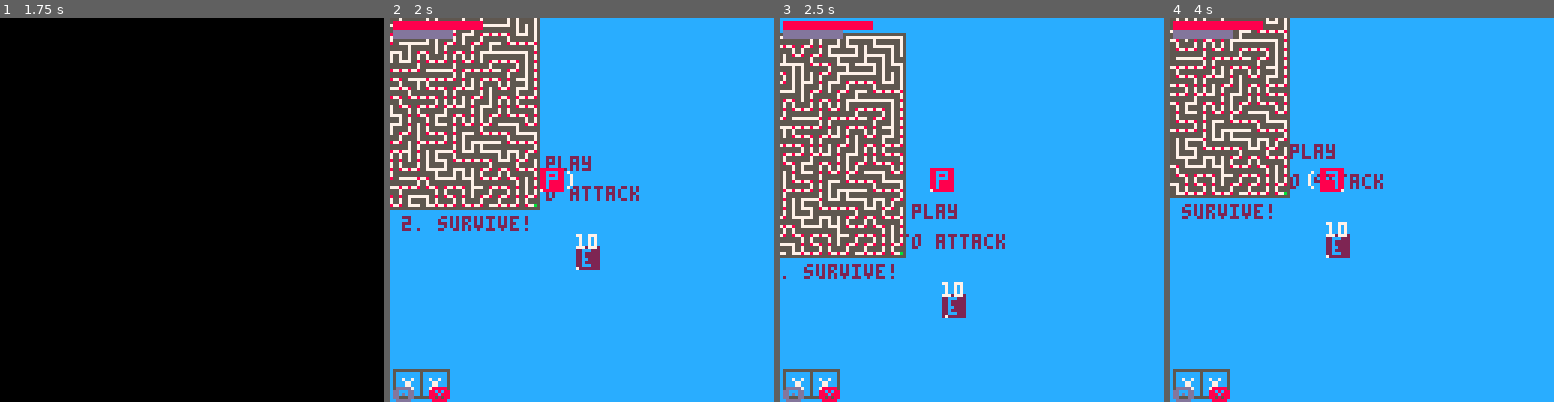
Above: before the commit, frames 1-4 (left to right).
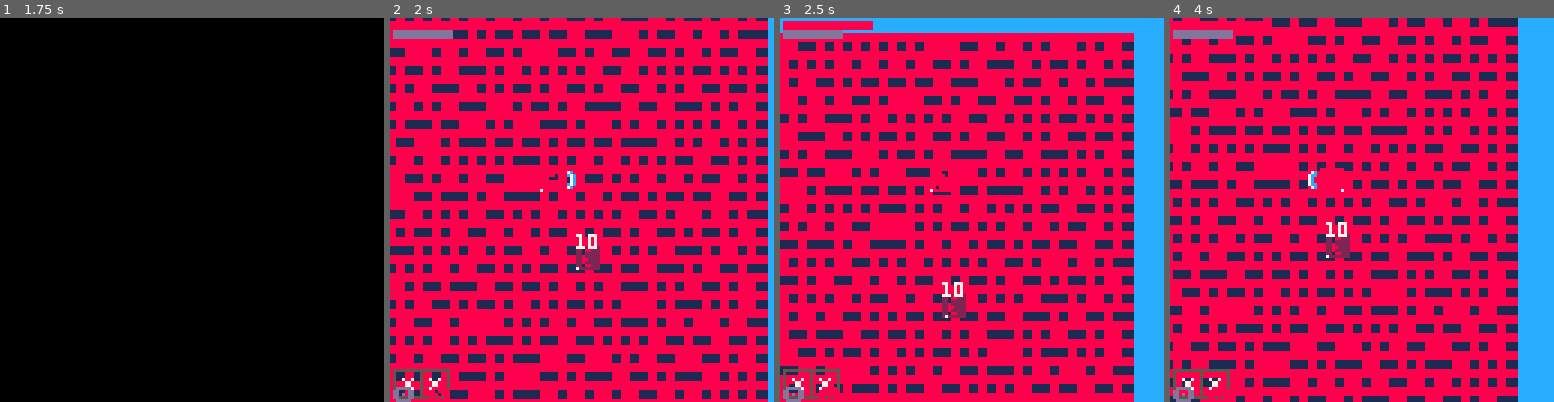
Above: after the commit, the same moments.

Repository: FrederikHR/GDB
Game: PICO-8 cartridge NewGame/main.p8
Two runs of this game, one before a commit and one after it. Both use one fixed random seed, a clock stepped at 60 frames per second and the inputs below.
Inputs:
- Up to frame 1 (1.75 s): tap X (X key) at 0.33, 1.07 s; tap O (Z key) at 0.7, 1.7 s; hold Right from 1.6 s (still down)
- Up to frame 2 (2 s): keep holding Right; tap X (X key) at 1.85 s
- Up to frame 3 (2.5 s): release Right at 2.1 s; tap O (Z key) at 2.1 s; hold Up 2.15-2.42 s; hold Right from 2.47 s (still down)
- Up to frame 4 (4 s): tap O (Z key) every 0.4 s from 2.5 to 3.7 s; tap X (X key) at 2.97 s; release Right at 3.03 s; hold Left 3.08-3.58 s; hold Down 3.63-3.97 s

Frame 1 is identical in both runs. In frame 2, 95% of the frame differs, in the area x 0-99%, y 0-100%; in frame 3, 86%; in frame 4, 87%.

Commit message:
insanely fucked up black magic

Diff:
--- a/NewGame/scripts/levelgen/init.lua
+++ b/NewGame/scripts/levelgen/init.lua
@@ -7,11 +7,35 @@
     --prl:getmapdata(0,150,0,150)
     maze = init_maze(maze_size,maze_size)
     backtrack(maze,maze_size,maze_size)
+
+    printh("maze size="..#maze)
+    for j = 2, maze_size*2, 2 do
+        --printh("j="..j)
+        add(maze, {}, j)
+        for i = 2, maze_size*2, 2 do
+            --printh("i="..i)
+            if maze[j-1][i-1].bottom_wall == true then
+                add(maze[j-1], "w", i)
+            else
+                add(maze[j-1], "e", i)
+            end
+
+            add(maze[j], "e")
+
+            if maze[j-1][i-1].right_wall == true then
+                add(maze[j], "w")
+            else
+                add(maze[j], "e")
+            end
+
+            maze[j-1][i-1] = "e"
+        end
+    end
 end
 
 function draw_level()
-    for x = 1,maze_size,1 do
-        for y = 1,maze_size,1 do
+    for x = 1,maze_size*2,1 do
+        for y = 1,maze_size*2,1 do
             --draw_rect(x,y, flr(prl.fmap[x][y]))
             draw_maze_room(x,y,maze[x][y])
         end
@@ -27,13 +51,20 @@
 
 function draw_maze_room(x,y,room)
     size = 3
-    rectfill(x*size, y*size, (x*size)+size-1, (y*size)+size-1, 5)
-    rectfill(x*size+1, y*size+1, x*size+1, y*size+1, 7)
+    -- rectfill(x*size, y*size, (x*size)+size-1, (y*size)+size-1, 5)
+    local room_c = 7
+    --if (room.main_path == true) room_c = 8
+    --if (room.goal == true) room_c = 11
+    if (room == "e") room_c = 8
+    if (room == "w") room_c = 1
 
-    if (room.main_path == true) rectfill(x*size+1, y*size+1, x*size+1, y*size+1, 8)
-    if (room.goal == true) rectfill(x*size+1, y*size+1, x*size+1, y*size+1, 11)
-    if (room.left_wall == false) rectfill(x*size, y*size+1, x*size, y*size+1, 7)
-    if (room.right_wall == false) rectfill(x*size+2, y*size+1, x*size+2, y*size+1, 7)
-    if (room.bottom_wall == false) rectfill(x*size+1, y*size+2, x*size+1, y*size+2, 7)
-    if (room.top_wall == false) rectfill(x*size+1, y*size, x*size+1, y*size, 7)
+    -- draw rooms
+    rectfill(x*size, y*size, (x*size)+size, (y*size)+size, room_c)
+
+
+    --if (room.right_wall == true) then
+    --    rectfill(x*2*size+(size/2), y*2*size, x*2*size+size+(size/2), y*2*size+size, 4)
+    --end
+
+    --if (room.top_wall == false) rectfill(x*size+1, y*size, x*size+1, y*size, 7)
 end
--- a/NewGame/scripts/levelgen/recursive-backtracker.lua
+++ b/NewGame/scripts/levelgen/recursive-backtracker.lua
@@ -11,9 +11,7 @@
             maze[x][y].visited = false
             maze[x][y].main_path = false
             maze[x][y].goal = false
-            maze[x][y].top_wall = true
             maze[x][y].right_wall = true
-            maze[x][y].left_wall = true
             maze[x][y].bottom_wall = true
         end
     end
@@ -70,16 +68,12 @@
 -- remove the two walls that separate rooms a and b
 function remove_separating_wall(a, b)
     if a.x > b.x then
-        a.left_wall = false
         b.right_wall = false
     elseif a.x < b.x then
         a.right_wall = false
-        b.left_wall = false
     elseif a.y < b.y then
         a.bottom_wall = false
-        b.top_wall = false
     else
-        a.top_wall = false
         b.bottom_wall = false
     end
 end
